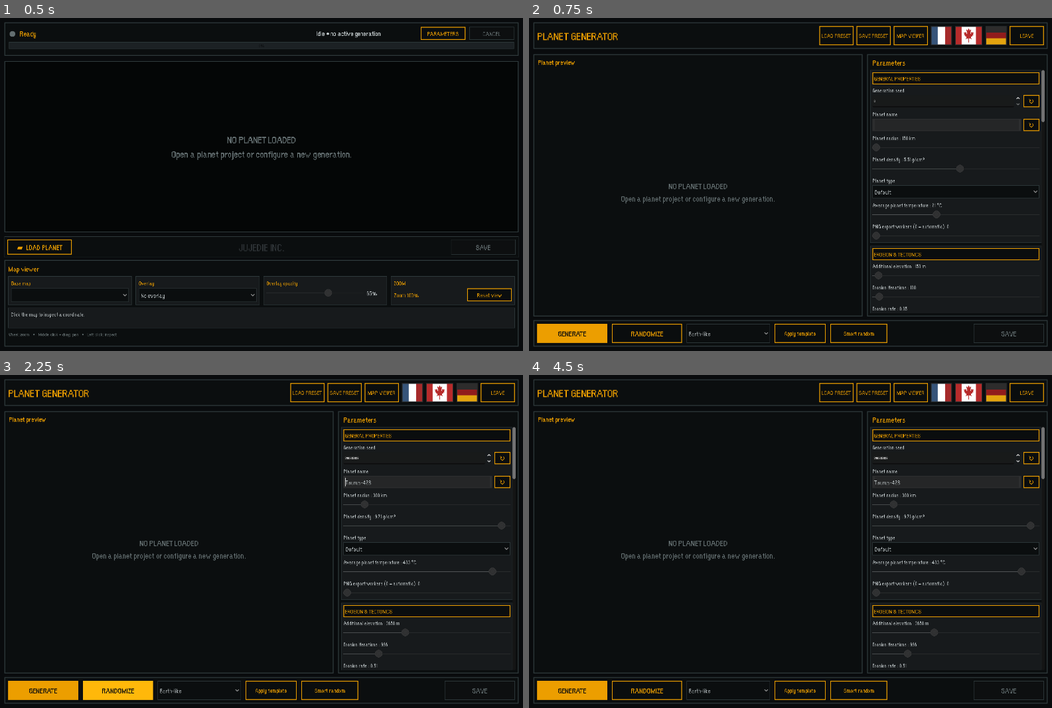
Above: before the commit, frames 1-4 (two rows, left to right).
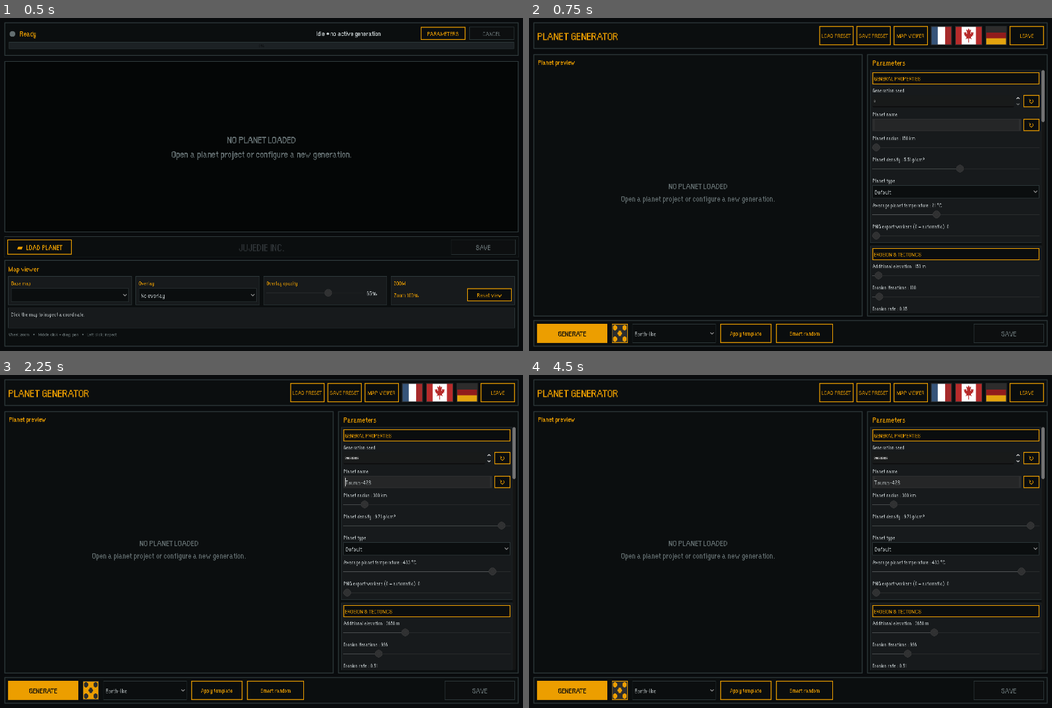
Above: after the commit, the same moments.

Repository: Jujedie/PlanetGenerator
Game: Godot game, scene res://data/scn/master.tscn
Two runs of this game, one before a commit and one after it. Both use one fixed random seed, a clock stepped at 60 frames per second and the inputs below.
Inputs (mouse positions are in pixels of both pictures, inside the frame that each line leads up to; where the layout moved, square brackets give the same spot in the first picture):
- Up to frame 1 (0.5 s): no input
- Up to frame 2 (0.75 s): click "PARAMETERS" at 0.5 s
- Up to frame 3 (2.25 s): click (418, 481) at 1.27 s; type "12" at 1.35 s; click (88, 691) [120, 691] at 2 s
- Up to frame 4 (4.5 s): click "MAP VIEWER" at 2.75 s; click (596, 651) at 3.5 s; click "PARAMETERS" at 4.25 s

Frame 1 is identical in both runs. In frame 2, 0.7% of the frame differs, in the area x 15-69%, y 91-98%; in frame 3, 1.2%; in frame 4, 0.7%.

Commit message:
feat: Supprimer les fichiers d'images et d'importation obsolètes pour les légendes de biomes

Diff:
--- a/src/scenes/parameter_workspace.gd
+++ b/src/scenes/parameter_workspace.gd
@@ -271,7 +271,15 @@
 	action_row.add_child(generate_button)
 	random_button = Button.new()
 	random_button.name = "RandomButton"
-	style_button(random_button)
+	random_button.focus_mode = Control.FOCUS_NONE
+	random_button.text = ""
+	random_button.tooltip_text = tr("RANDOMISE")
+	random_button.custom_minimum_size = Vector2(42, 30)
+	random_button.add_theme_stylebox_override("normal", _flag_style("res://data/img/UI/button/random_btn.png"))
+	random_button.add_theme_stylebox_override("hover", _flag_style("res://data/img/UI/button/random_btn_hover.png"))
+	random_button.add_theme_stylebox_override("pressed", _flag_style("res://data/img/UI/button/random_btn_pressed.png"))
+	random_button.add_theme_stylebox_override("disabled", _flag_style("res://data/img/UI/button/random_btn.png"))
+	random_button.add_theme_stylebox_override("focus", StyleBoxEmpty.new())
 	action_row.add_child(random_button)
 	template_select = OptionButton.new()
 	template_select.name = "PlanetTemplateSelect"
@@ -617,7 +625,8 @@
 	viewer_button.text = tr("MAP_VIEWER_TITLE").to_upper()
 	quit_button.text = tr("LEAVE")
 	generate_button.text = tr("GENERER")
-	random_button.text = tr("RANDOMISE")
+	random_button.text = ""
+	random_button.tooltip_text = tr("RANDOMISE")
 	template_apply_button.text = tr("TEMPLATE_APPLY")
 	smart_random_button.text = tr("TEMPLATE_SMART_RANDOM")
 	template_select.tooltip_text = tr("TEMPLATE_TOOLTIP")
Binary file removed: data/img/Legende_Biome_Coloré.png
Not shown, removed: data/img/Legende_Biome_Coloré.png.import
Binary file removed: data/img/Legende_Biome_Mort_Coloré.png
Not shown, removed: data/img/Legende_Biome_Mort_Coloré.png.import
Binary file removed: data/img/Legende_Biome_Sans_Atmosphere_Coloré.png
Not shown, removed: data/img/Legende_Biome_Sans_Atmosphere_Coloré.png.import
Binary file removed: data/img/Legende_Biome_Stérile_Coloré.png
Not shown, removed: data/img/Legende_Biome_Stérile_Coloré.png.import
Binary file removed: data/img/Legende_Biome_Terrien_Coloré.png
Not shown, removed: data/img/Legende_Biome_Terrien_Coloré.png.import
Binary file removed: data/img/Legende_Biome_Toxique_Coloré.png
Not shown, removed: data/img/Legende_Biome_Toxique_Coloré.png.import
(and 10 more such lines)
